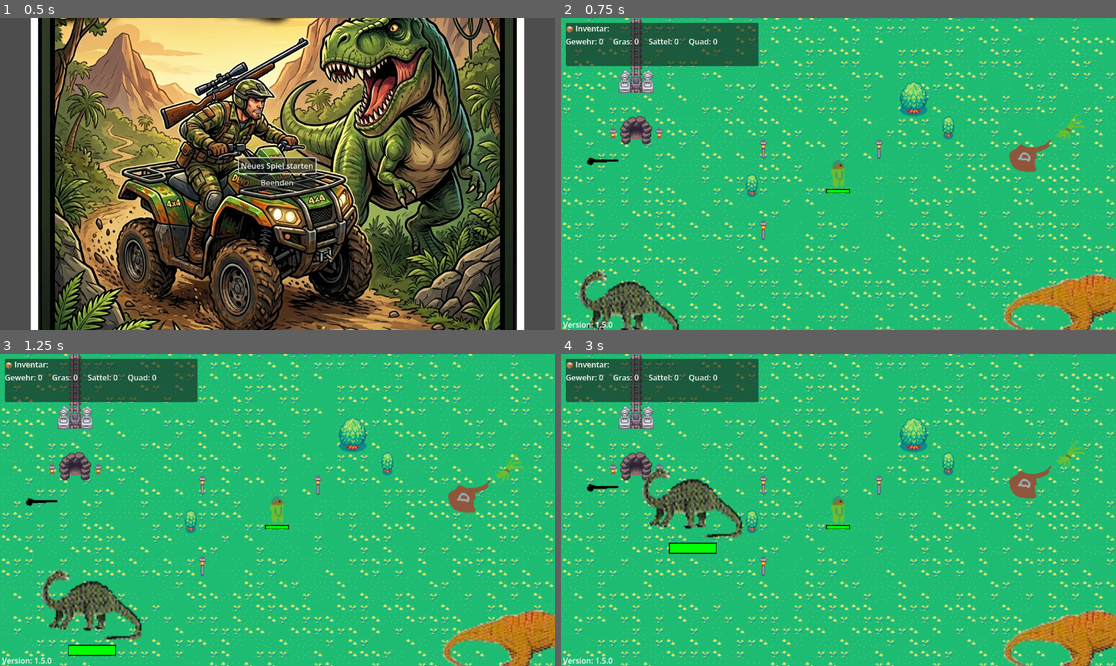
Above: before the commit, frames 1-4 (two rows, left to right).
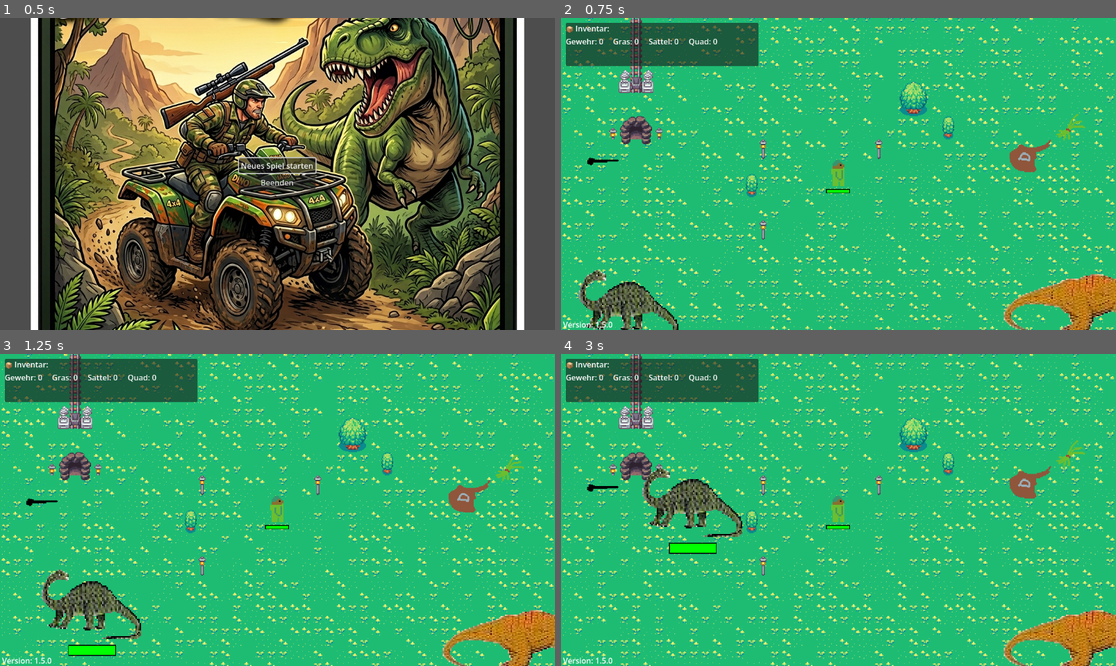
Above: after the commit, the same moments.

Repository: twiederk/Dinojagd
Game: Godot game, scene res://scenes/ui/start_menu.tscn
Two runs of this game, one before a commit and one after it. Both use one fixed random seed, a clock stepped at 60 frames per second and the inputs below.
Inputs:
- Up to frame 1 (0.5 s): no input
- Up to frame 2 (0.75 s): click "Neues Spiel starten" at 0.5 s
- Up to frame 3 (1.25 s): no input
- Up to frame 4 (3 s): tap Enter (ui_accept) at 1.25, 1.52, 2.27 s; hold E (interact) 1.28-2.03 s; tap Q (toggle_quad) at 2.1 s; hold E (interact) from 2.78 s (still down)

Frame 1 is identical in both runs. In frame 2, 6.4% of the frame differs, in the area x 0-100%, y 0-100%; in frame 3, 6.5%; in frame 4, 6.5%.

Commit message:
Added coin scene

Diff:
--- /dev/null
+++ b/sourcecode/assets/CoinSpriteFrames.tres
@@ -0,0 +1,95 @@
+[gd_resource type="SpriteFrames" format=3 uid="uid://dfa32tor5jvdj"]
+
+[ext_resource type="Texture2D" uid="uid://da41vlogvca3v" path="res://assets/Coin.png" id="1_iqk5j"]
+
+[sub_resource type="AtlasTexture" id="AtlasTexture_f2kig"]
+atlas = ExtResource("1_iqk5j")
+region = Rect2(0, 0, 16, 16)
+
+[sub_resource type="AtlasTexture" id="AtlasTexture_4gtgi"]
+atlas = ExtResource("1_iqk5j")
+region = Rect2(16, 0, 16, 16)
+
+[sub_resource type="AtlasTexture" id="AtlasTexture_agtby"]
+atlas = ExtResource("1_iqk5j")
+region = Rect2(32, 0, 16, 16)
+
+[sub_resource type="AtlasTexture" id="AtlasTexture_2j071"]
+atlas = ExtResource("1_iqk5j")
+region = Rect2(48, 0, 16, 16)
+
+[sub_resource type="AtlasTexture" id="AtlasTexture_0qtv0"]
+atlas = ExtResource("1_iqk5j")
+region = Rect2(64, 0, 16, 16)
+
+[sub_resource type="AtlasTexture" id="AtlasTexture_tl2gv"]
+atlas = ExtResource("1_iqk5j")
+region = Rect2(80, 0, 16, 16)
+
+[sub_resource type="AtlasTexture" id="AtlasTexture_06wql"]
+atlas = ExtResource("1_iqk5j")
+region = Rect2(96, 0, 16, 16)
+
+[sub_resource type="AtlasTexture" id="AtlasTexture_3mxue"]
+atlas = ExtResource("1_iqk5j")
+region = Rect2(112, 0, 16, 16)
+
+[sub_resource type="AtlasTexture" id="AtlasTexture_08014"]
+atlas = ExtResource("1_iqk5j")
+region = Rect2(128, 0, 16, 16)
+
+[sub_resource type="AtlasTexture" id="AtlasTexture_8skpi"]
+atlas = ExtResource("1_iqk5j")
+region = Rect2(144, 0, 16, 16)
+
+[sub_resource type="AtlasTexture" id="AtlasTexture_ehu8r"]
+atlas = ExtResource("1_iqk5j")
+region = Rect2(160, 0, 16, 16)
+
+[sub_resource type="AtlasTexture" id="AtlasTexture_t0pcv"]
+atlas = ExtResource("1_iqk5j")
+region = Rect2(176, 0, 16, 16)
+
+[resource]
+animations = [{
+"frames": [{
+"duration": 1.0,
+"texture": SubResource("AtlasTexture_f2kig")
+}, {
+"duration": 1.0,
+"texture": SubResource("AtlasTexture_4gtgi")
+}, {
+"duration": 1.0,
+"texture": SubResource("AtlasTexture_agtby")
+}, {
+"duration": 1.0,
+"texture": SubResource("AtlasTexture_2j071")
+}, {
+"duration": 1.0,
+"texture": SubResource("AtlasTexture_0qtv0")
+}, {
+"duration": 1.0,
+"texture": SubResource("AtlasTexture_tl2gv")
+}, {
+"duration": 1.0,
+"texture": SubResource("AtlasTexture_06wql")
+}, {
+"duration": 1.0,
+"texture": SubResource("AtlasTexture_3mxue")
+}, {
+"duration": 1.0,
+"texture": SubResource("AtlasTexture_08014")
+}, {
+"duration": 1.0,
+"texture": SubResource("AtlasTexture_8skpi")
+}, {
+"duration": 1.0,
+"texture": SubResource("AtlasTexture_ehu8r")
+}, {
+"duration": 1.0,
+"texture": SubResource("AtlasTexture_t0pcv")
+}],
+"loop": true,
+"name": &"default",
+"speed": 5.0
+}]
--- a/sourcecode/project.godot
+++ b/sourcecode/project.godot
@@ -83,4 +83,5 @@
 
 [rendering]
 
+textures/canvas_textures/default_texture_filter=0
 rendering_device/driver.windows="d3d12"
--- /dev/null
+++ b/sourcecode/scenes/items/Coin.tscn
@@ -0,0 +1,18 @@
+[gd_scene format=3 uid="uid://dj1oqdp0n6kvo"]
+
+[ext_resource type="Script" uid="uid://ya8j2pgatjwc" path="res://scenes/items/coin.gd" id="1_f8k4j"]
+[ext_resource type="SpriteFrames" uid="uid://dfa32tor5jvdj" path="res://assets/CoinSpriteFrames.tres" id="1_xwcfp"]
+
+[sub_resource type="CircleShape2D" id="CircleShape2D_f8k4j"]
+
+[node name="Coin" type="Area2D" unique_id=1422507706]
+script = ExtResource("1_f8k4j")
+
+[node name="AnimatedSprite2D" type="AnimatedSprite2D" parent="." unique_id=962541840]
+sprite_frames = ExtResource("1_xwcfp")
+autoplay = "default"
+frame = 10
+frame_progress = 0.8979175
+
+[node name="CollisionShape2D" type="CollisionShape2D" parent="." unique_id=22826970]
+shape = SubResource("CircleShape2D_f8k4j")
--- /dev/null
+++ b/sourcecode/scenes/items/coin.gd
@@ -0,0 +1,6 @@
+class_name Coin
+extends Area2D
+
+
+func _ready():
+	pass # Replace with function body.
--- a/sourcecode/scenes/main/Main.tscn
+++ b/sourcecode/scenes/main/Main.tscn
@@ -2,6 +2,7 @@
 
 [ext_resource type="TileSet" uid="uid://bq5ffi6bigmxy" path="res://assets/IslandTileset.tres" id="2_sjxhf"]
 [ext_resource type="PackedScene" uid="uid://cxg2srcb55bc8" path="res://map_borders.tscn" id="8_ko0rf"]
+[ext_resource type="PackedScene" uid="uid://dj1oqdp0n6kvo" path="res://scenes/items/Coin.tscn" id="10_3km4f"]
 [ext_resource type="PackedScene" uid="uid://brontosaurus" path="res://scenes/vehicles/Brontosaurus.tscn" id="BrontosaurusScene"]
 [ext_resource type="PackedScene" uid="uid://hud" path="res://scenes/ui/HUD.tscn" id="HUDScene"]
 [ext_resource type="Script" uid="uid://bxoyy8xxw61fo" path="res://scripts/item_spawner.gd" id="ItemSpawnerScript"]
@@ -45,3 +46,23 @@
 [node name="HUD" parent="." unique_id=1143066013 instance=ExtResource("HUDScene")]
 
 [node name="MapBorders" parent="." unique_id=1491260825 instance=ExtResource("8_ko0rf")]
+
+[node name="Coins" type="Node2D" parent="." unique_id=58003902]
+
+[node name="Coin" parent="Coins" unique_id=1422507706 instance=ExtResource("10_3km4f")]
+position = Vector2(169, -357)
+
+[node name="Coin2" parent="Coins" unique_id=2017011030 instance=ExtResource("10_3km4f")]
+position = Vector2(-393, -582)
+
+[node name="Coin3" parent="Coins" unique_id=431328804 instance=ExtResource("10_3km4f")]
+position = Vector2(730, 310)
+
+[node name="Coin4" parent="Coins" unique_id=1743883152 instance=ExtResource("10_3km4f")]
+position = Vector2(-649, 552)
+
+[node name="Coin5" parent="Coins" unique_id=290559903 instance=ExtResource("10_3km4f")]
+position = Vector2(-713, 583)
+
+[node name="Coin6" parent="Coins" unique_id=1881515541 instance=ExtResource("10_3km4f")]
+position = Vector2(-744, 537)
Binary file added: sourcecode/assets/Coin.png
Not shown, added: sourcecode/assets/Coin.png.import
Not shown, added: sourcecode/scenes/items/coin.gd.uid
